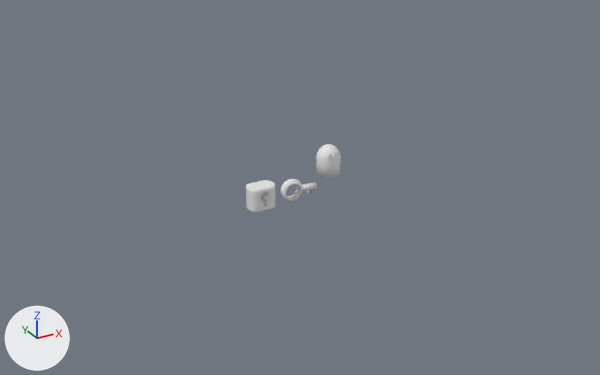
The Blender file scenes/room.blend: old version first, new version second.
Rendered twice from a 50 mm lens placed at (-19.2, -35.9, 18.0), pointed at (-0.8, -2.4, 1.2). The lights are fixed; the arrows at lower left show +X, +Y and +Z. The older version comes first.

In view in the first picture: 'Ghost', 'Key', 'Lock'.
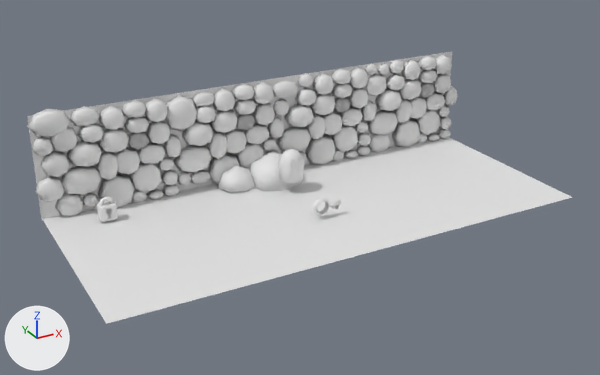
ob_empty1 is not drawn itself; it is used by a modifier of ob_lock1.

Patch to the scene script:
```diff
--- a/scenes/room.blend.py
+++ b/scenes/room.blend.py
@@ me_plane_001 @@
+me_plane_001.from_pydata([(-1.0, -1.0, 0.0), (1.0, -1.0, 0.0), (-1.0, 1.0, 0.0), (1.0, 1.0, 0.0)], [], [(0, 1, 3, 2)])
@@ me_plane @@
+me_plane.from_pydata([(-1.0, -1.0, 0.0), (1.0, -1.0, 0.0), (-1.0, 1.0, 0.0), (1.0, 1.0, 0.0)], [], [(0, 1, 3, 2)])
@@ ob_key @@
 ob_key = bpy.data.objects.new('Key', me_roundcube)
-ob_key.location = (0.0, 0.0, 0.0)
-ob_key.scale = (0.65, 0.331, 0.65)
+ob_key.location = (-0.33, -3.73, 0.64)
+ob_key.scale = (0.469, 0.239, 0.469)
@@ ob_lock @@
-ob_lock = bpy.data.objects.new('Lock', me_roundcube_002)
@@ ob_ghost @@
 ob_ghost = bpy.data.objects.new('Ghost', me_roundcube_001)
-ob_ghost.location = (2.09, -0.3, 1.6)
+ob_ghost.location = (0.0, 0.0, 1.6)
 ob_ghost.scale = (1.0, 1.0, 1.17)
@@ ob_floorrocks @@
+ob_floorrocks = bpy.data.objects.new('FloorRocks', me_roundcube_005)  # 34 vertices, 26 faces; spans x -1.93..1.0, y -1.0..1.0, z -1.0..0.0
+ob_floorrocks.location = (-0.22, 1.73, -0.01)
+ob_floorrocks.rotation_euler = (3.142, 0.0, 0.0)  # degrees (180, 0, 0)
+ob_floorrocks.scale = (1.64, 1.64, 1.64)
@@ ob_wallrocks @@
+ob_wallrocks = bpy.data.objects.new('WallRocks', me_roundcube_003)  # 2860 vertices, 2640 faces; spans x -22.0..3.6, y -4.8..1.0, z -0.8..0.5
+ob_wallrocks.location = (9.33, 2.58, 0.76)
+ob_wallrocks.rotation_euler = (-1.571, 0.0, 0.0)  # degrees (-90, 0, 0)
+ob_wallrocks.scale = (1.0, 1.0, 0.637)
@@ ob_shadow @@
+ob_shadow = bpy.data.objects.new('Shadow', me_cylinder_001)  # a 32-sided cylinder along z spanning x -1.0..1.0, y -1.0..1.0, z -1.0..1.0
+ob_shadow.parent = ob_ghost
+ob_shadow.location = (2.082, 0.306, 0.0363)
+ob_shadow.rotation_euler = (0.0, 0.0, 3.142)  # degrees (0, 0, 180)
+ob_shadow.scale = (-0.508, -0.508, -0.0102)
@@ ob_wall @@
+ob_wall = bpy.data.objects.new('Wall', me_plane_001)
+ob_wall.location = (0.0, 2.81, 2.65)
+ob_wall.rotation_euler = (1.571, 0.0, 0.0)  # degrees (90, 0, 0)
+ob_wall.scale = (12.5, 2.73, 1.0)
@@ ob_floor @@
+ob_floor = bpy.data.objects.new('Floor', me_plane)
+ob_floor.location = (0.0, -2.48, 0.0)
+ob_floor.scale = (12.5, 5.43, 1.0)
@@ ob_empty1 @@
+ob_empty1 = bpy.data.objects.new('Empty1', None)
+ob_empty1.parent = ob_lock1
+ob_empty1.location = (-1.795, 0.346, 1.19)
+ob_empty1.rotation_euler = (1.571, 0.0, 0.0)  # degrees (90, 0, 0)
+ob_empty1.scale = (0.82, 0.82, 0.82)
@@ ob_lock1 @@
+ob_lock1 = bpy.data.objects.new('Lock1', me_roundcube_002_1)  # 1921 vertices, 1840 faces; spans x -0.9..0.91, y -0.5..0.5, z -0.74..1.26; modifiers SIMPLE_DEFORM
+ob_lock1.location = (-9.66, 1.11, 0.5)
+ob_lock1.scale = (0.615, 0.615, 0.615)
```

Location of each change, [x1, y1, x2, y2] in pixels of the pictures (600 x 375 px):
'Floor', added: after [43, 138, 572, 324]
'WallRocks', added: after [27, 54, 457, 216]
'Wall', added: after [27, 51, 452, 221]
'FloorRocks', added: after [218, 152, 302, 192]
'Ghost', moved: before [316, 144, 341, 178]; after [279, 149, 304, 183]
'Lock', deleted: before [246, 180, 276, 213]
'Key', moved, rescaled (24% narrower, 21% shorter): before [280, 179, 317, 202]; after [313, 197, 341, 215]
'Lock1', added: after [97, 196, 118, 222]
'Shadow', added: after [282, 186, 301, 194]
